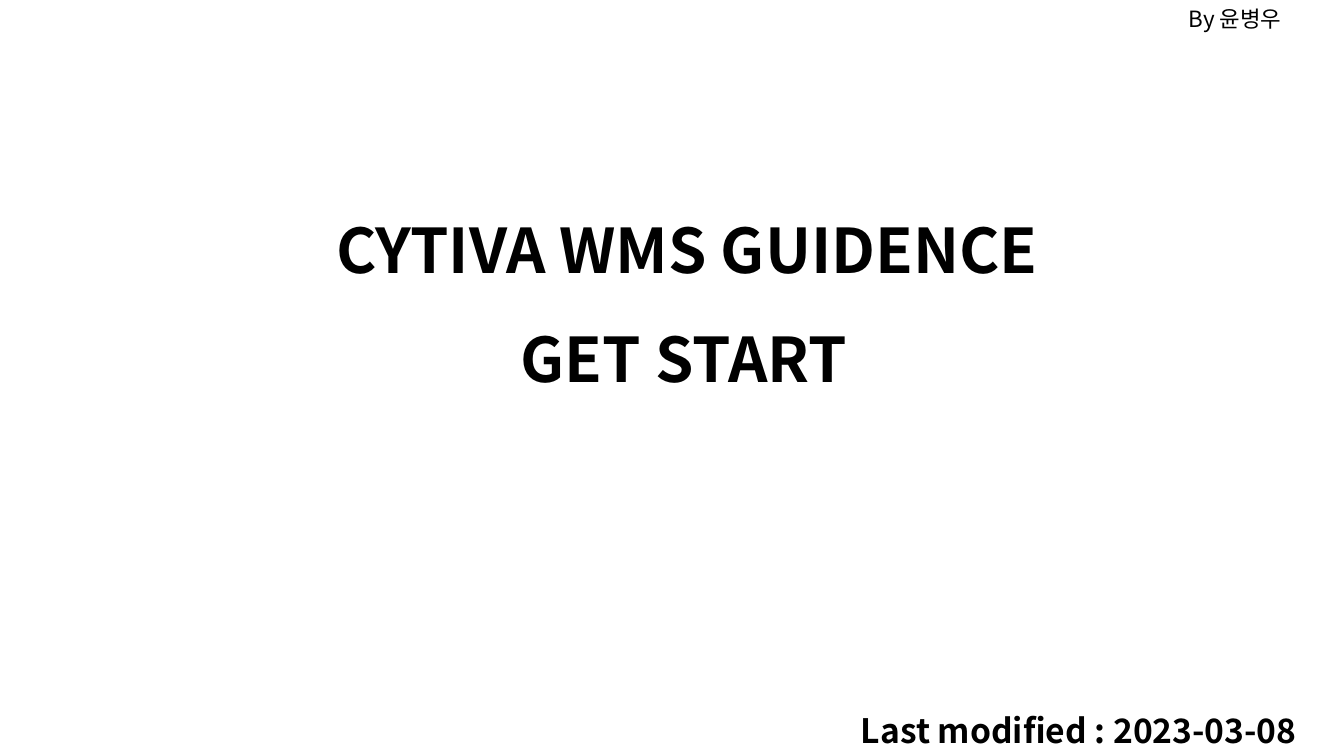
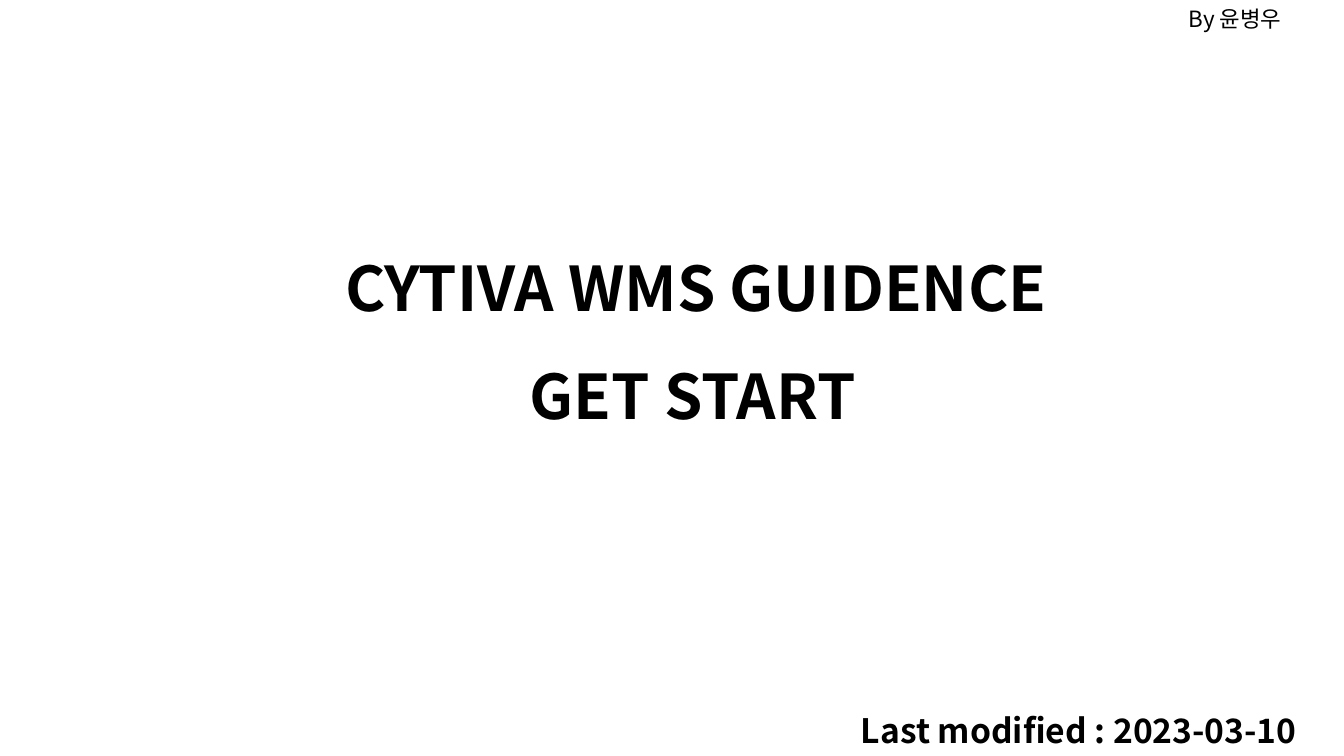
Before and after one commit to Themath93/warehouse-management-system, a slide deck: slide 1 of xlwings_job/cytiva_user_guide.pptx. Drawn at 1344x756 pixels with LibreOffice and Linux fonts; fonts in the diff are those of the drawing. Boxes give left, top, right and bottom in pixels: in the first picture for what was removed or moved away, otherwise in the second. Text is boxed around its words. In the diff, an @@ line names an element or a change of style, - is before the commit and + after.

```diff
--- a/xlwings_job/cytiva_user_guide.pptx
+++ b/xlwings_job/cytiva_user_guide.pptx
@@ text "CYTIVA WMS GUIDENCE": place and size @@
-text "CYTIVA WMS GUIDENCE" at (336, 226, 1038, 274)
+text "CYTIVA WMS GUIDENCE" at (345, 264, 1047, 312)
@@ text "GET START": place and size @@
-text "GET START" at (521, 335, 847, 383)
+text "GET START" at (529, 372, 856, 420)
@@ text at (861, 715, 1296, 744): text changed @@
-Last modified : 2023-03-08
+Last modified : 2023-03-10
```
Also in this commit, not shown: 23 slides added, 2 slides removed, 7 other files.
